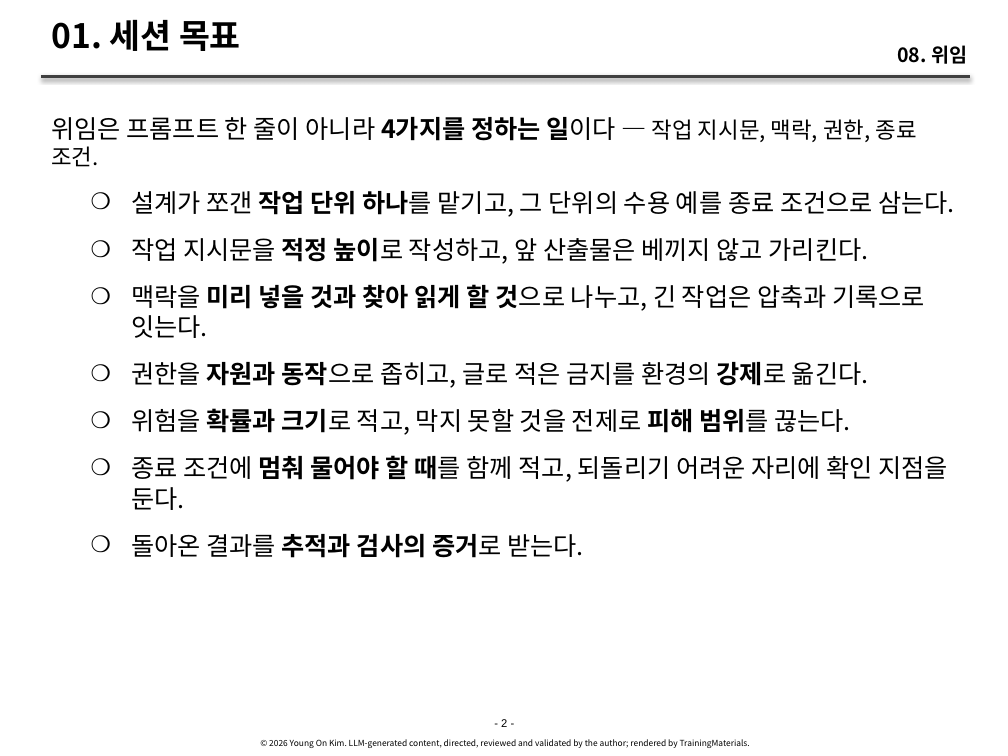
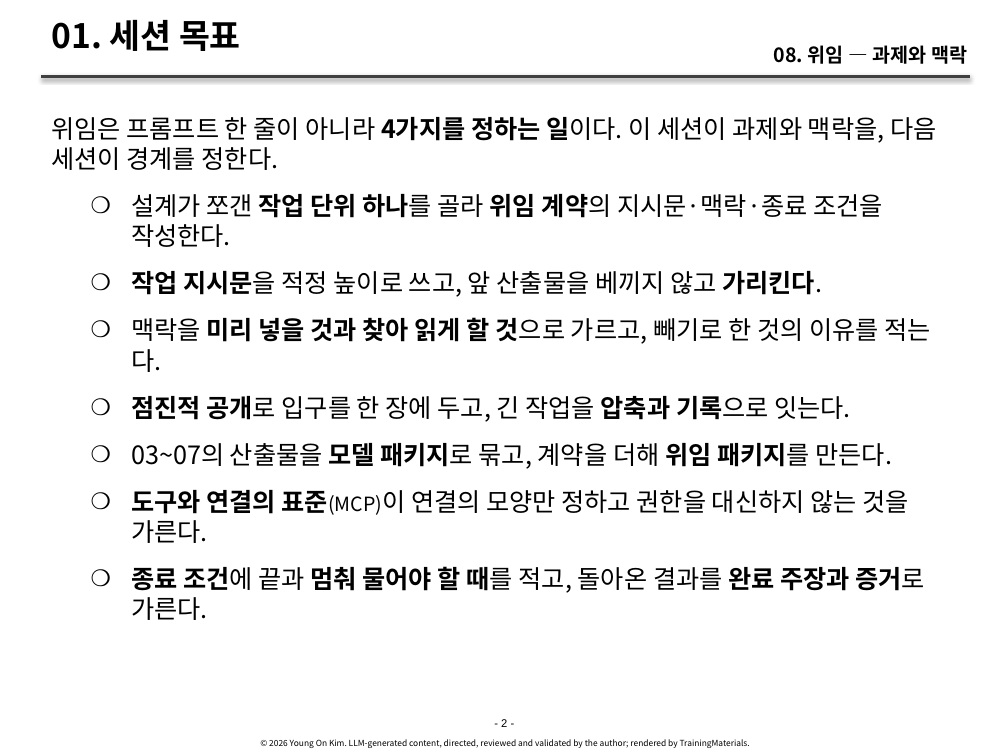
Before and after one commit to YoungSan77/TrainingMaterials, a slide deck: slide 2 of courses/ai-native/sessions/s08.pptx. Drawn at 1008x756 pixels with LibreOffice and Linux fonts; fonts in the diff are those of the drawing. Boxes give left, top, right and bottom in pixels: in the first picture for what was removed or moved away, otherwise in the second. Text is boxed around its words. In the diff, an @@ line names an element or a change of style, - is before the commit and + after.

```diff
--- a/courses/ai-native/sessions/s08.pptx
+++ b/courses/ai-native/sessions/s08.pptx
@@ text at [774,45,967,64]: text changed @@
-08. 위임
+08. 위임 — 과제와 맥락
@@ text at [51,117,936,620]: text changed @@
-위임은 프롬프트 한 줄이 아니라 4가지를 정하는 일이다 — 작업 지시문, 맥락, 권한, 종료 조건.
-    ❍ 설계가 쪼갠 작업 단위 하나를 맡기고, 그 단위의 수용 예를 종료 조건으로 삼는다.
-    ❍ 작업 지시문을 적정 높이로 작성하고, 앞 산출물은 베끼지 않고 가리킨다.
-    ❍ 맥락을 미리 넣을 것과 찾아 읽게 할 것으로 나누고, 긴 작업은 압축과 기록으로 잇는다.
-    ❍ 권한을 자원과 동작으로 좁히고, 글로 적은 금지를 환경의 강제로 옮긴다.
-    ❍ 위험을 확률과 크기로 적고, 막지 못할 것을 전제로 피해 범위를 끊는다.
-    ❍ 종료 조건에 멈춰 물어야 할 때를 함께 적고, 되돌리기 어려운 자리에 확인 지점을 둔다.
-    ❍ 돌아온 결과를 추적과 검사의 증거로 받는다.
+위임은 프롬프트 한 줄이 아니라 4가지를 정하는 일이다. 이 세션이 과제와 맥락을, 다음 세션이 경계를 정한다.
+    ❍ 설계가 쪼갠 작업 단위 하나를 골라 위임 계약의 지시문·맥락·종료 조건을 작성한다.
+    ❍ 작업 지시문을 적정 높이로 쓰고, 앞 산출물을 베끼지 않고 가리킨다.
+    ❍ 맥락을 미리 넣을 것과 찾아 읽게 할 것으로 가르고, 빼기로 한 것의 이유를 적는다.
+    ❍ 점진적 공개로 입구를 한 장에 두고, 긴 작업을 압축과 기록으로 잇는다.
+    ❍ 03~07의 산출물을 모델 패키지로 묶고, 계약을 더해 위임 패키지를 만든다.
+    ❍ 도구와 연결의 표준(MCP)이 연결의 모양만 정하고 권한을 대신하지 않는 것을 가른다.
+    ❍ 종료 조건에 끝과 멈춰 물어야 할 때를 적고, 돌아온 결과를 완료 주장과 증거로 가른다.
```
Also in this commit, not shown: 22 other slides changed, 1 slide added, 12 slides removed, 21 other files.
